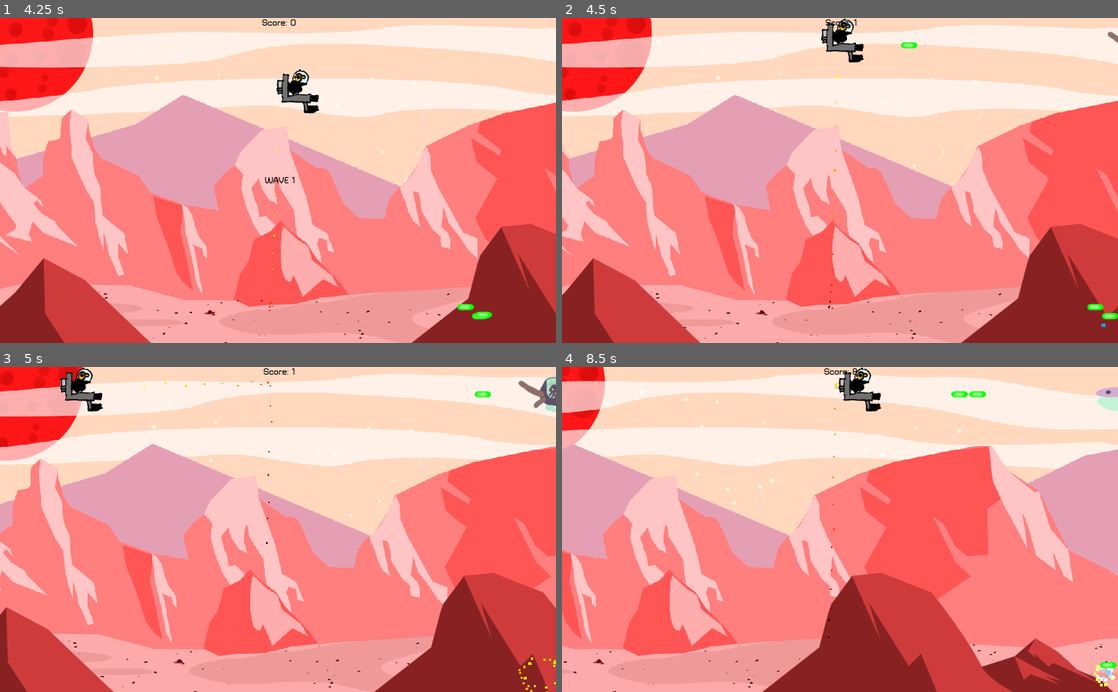
Above: before the commit, frames 1-4 (two rows, left to right).
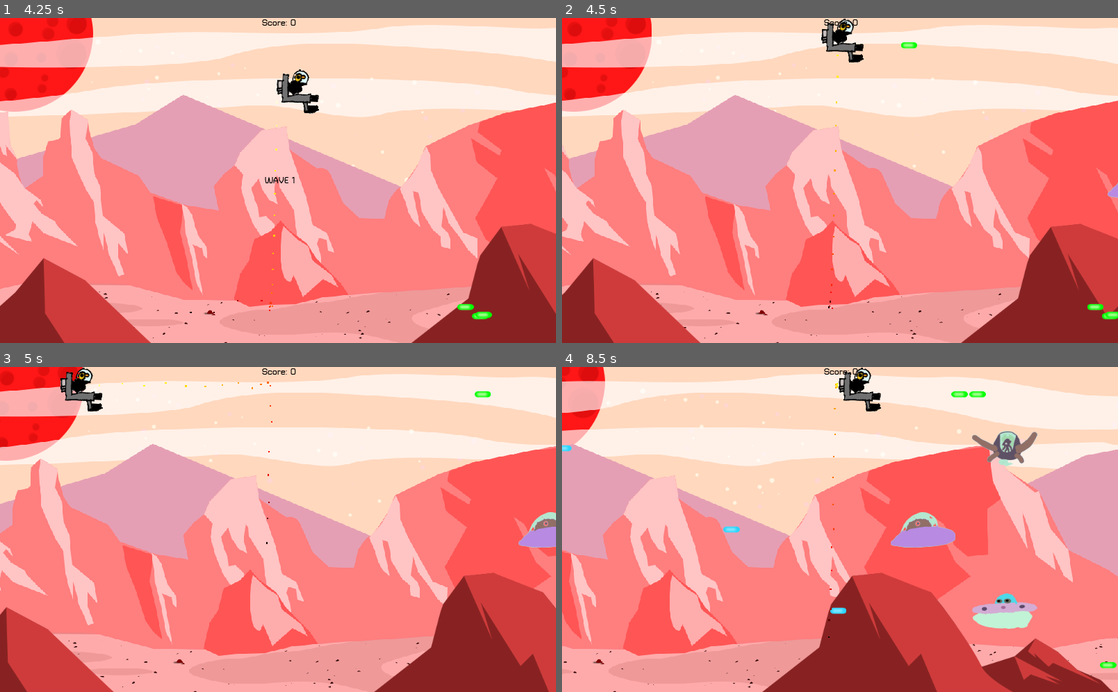
Above: after the commit, the same moments.

Repository: the-g-force/FamJam-January2021
Game: Godot game, scene res://src/SplashScreen.tscn
The game is run twice, just before and just after one commit, with the same random seed, the same clock (stepped at 60 frames per second) and the same inputs.
Inputs (mouse positions are in pixels of both pictures, inside the frame that each line leads up to):
- Up to frame 1 (4.25 s): tap Enter at 0.5 s; move the mouse to (400, 164) at 0.52 s; hold D (move_right) 0.53-1.25 s; tap Space (fire) at 0.6, 2.1, 2.85, 3.6 s; click (400, 164) at 0.67 s; click "Play" at 1.25 s; move the mouse to (166, 196) at 2.02 s; hold S (move_down) 2.03-2.78 s; move the mouse to (333, 109) at 2.77 s; hold D (move_right) 2.78-3.53 s; move the mouse to (250, 245) at 3.52 s; hold W (move_up) from 3.53 s (still down); click (250, 245) at 3.67 s
- Up to frame 2 (4.5 s): move the mouse to (1006, 229) at 4.27 s; release W (move_up) at 4.28 s; hold A (move_left) from 4.28 s (still down); tap Space (fire) at 4.35 s
- Up to frame 3 (5 s): keep holding A (move_left)
- Up to frame 4 (8.5 s): move the mouse to (673, 480) at 5.02 s; tap Space (fire) every 0.75 s from 5.1 to 8.1 s; move the mouse to (867, 529) at 5.77 s; release A (move_left) at 5.78 s; hold S (move_down) 5.78-6.53 s; click (867, 529) at 5.92 s; move the mouse to (756, 448) at 6.52 s; hold D (move_right) 6.53-7.28 s; move the mouse to (962, 513) at 7.27 s; hold W (move_up) 7.28-8.03 s; move the mouse to (728, 545) at 8.02 s; hold D (move_right) from 8.03 s (still down); click (728, 545) at 8.17 s

Frame 1 is identical in both runs. In frame 2, 0.2% of the frame differs, in the area x 47-100%, y 0-96%; in frame 3, 1.0%; in frame 4, 2.8%, in the area x 0-100%, y 0-99%.

Commit message:
Undo change I made for testing expediency

Diff:
--- a/project/src/Spawner.gd
+++ b/project/src/Spawner.gd
@@ -27,7 +27,7 @@
 func _new_wave():
 	var groups := []
 	for _i in _wave_size:
-		var wave_type := 3#randi()%5
+		var wave_type := randi()%5
 		var wave:Array = get("_group_"+str(wave_type))
 		groups.append(wave)
 		_enemies_in_wave += wave.size()
